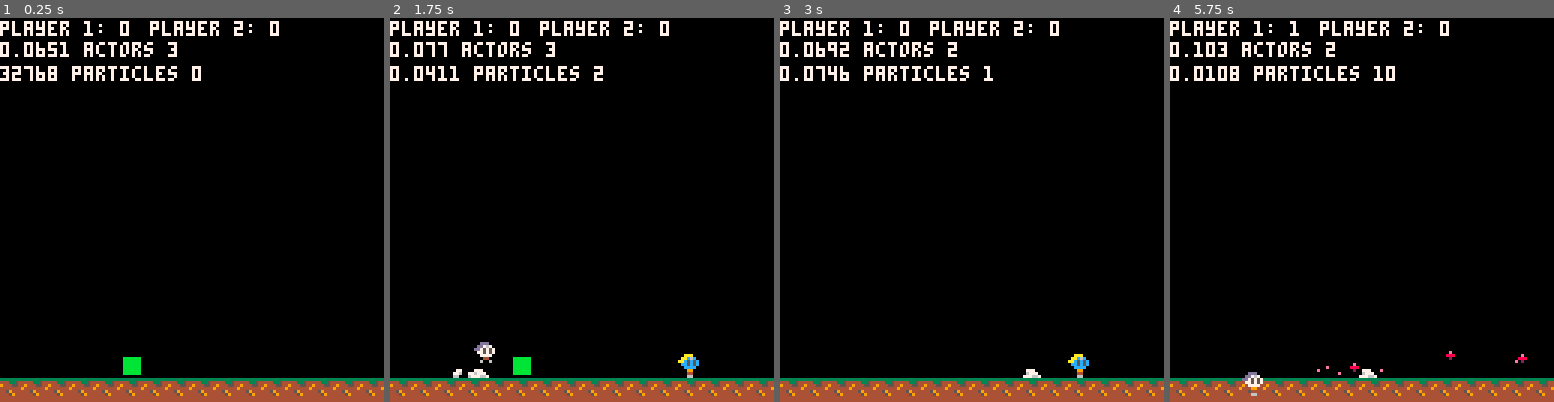
Above: before the commit, frames 1-4 (left to right).
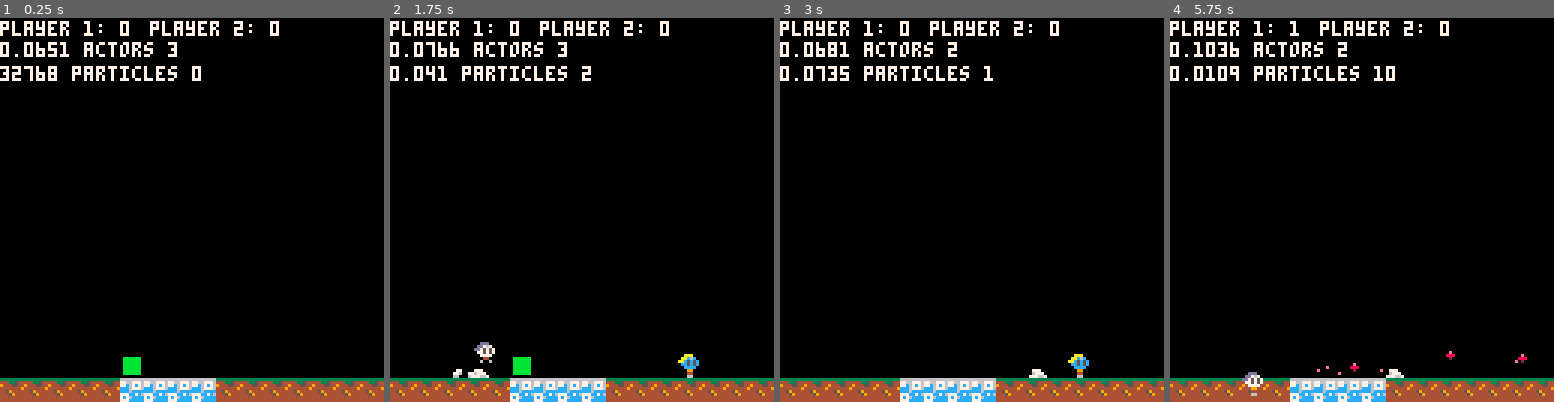
Above: after the commit, the same moments.

Repository: wesen/carts
Game: PICO-8 cartridge games/bump/bump.p8
Same seed, same stepped clock (60 frames per second), same inputs: the game is played once before the commit and once after it.
Inputs:
- Up to frame 1 (0.25 s): no input
- Up to frame 2 (1.75 s): tap X (X key) at 0.33, 1.07 s; tap O (Z key) at 0.7, 1.7 s; hold Right from 1.6 s (still down)
- Up to frame 3 (3 s): tap X (X key) at 1.85, 2.97 s; release Right at 2.1 s; tap O (Z key) at 2.1, 2.5, 2.9 s; hold Up 2.15-2.42 s; hold Right from 2.47 s (still down)
- Up to frame 4 (5.75 s): release Right at 3.03 s; hold Left 3.08-3.58 s; tap O (Z key) every 0.4 s from 3.3 to 5.7 s; hold Down 3.63-3.97 s; hold Right 4.02-4.68 s; tap X (X key) at 4.08, 5.2 s; hold Up 4.73-5.03 s; hold Left 5.08-5.68 s; hold Down from 5.73 s (still down)

The runs differ from the first frame. In frame 1, 1.6% of the frame differs, in the area x 31-57%, y 93-100%; in frame 2, 2.7%, in the area x 12-57%, y 6-100%; in frame 3, 1.8%; in frame 4, 2.3%.

Commit message:
Smoke is not an actor anymore

Diff:
--- a/games/bump/bump.lua
+++ b/games/bump/bump.lua
@@ -25,7 +25,26 @@
 --#include moving_platform
 --#include teleporter
 --#include power-ups
+--#include mine
 
+--[[
+
+interactables:
+- spring
+- spikes
+- tele_enter
+- powerup
+- mine
+
+standalone
+- gore
+- smoke
+- spawn
+- tele exit
+
+]]
+
+-- split into actors / particles / interactables
 -- x gravity
 -- x downward collision
 -- x wall slide
@@ -83,6 +102,7 @@
 -- visualize power ups
 -- different sprites for different players
 -- bomb
+-- blast mine
 -- x superspeed
 -- x superjump
 -- x gravity tweak
--- a/games/bump/bump.p8
+++ b/games/bump/bump.p8
@@ -669,32 +669,24 @@
 spr_ice_smoke=57
 spr_slide_smoke=60
 
-cls_smoke=subclass(cls_actor,function(self,pos,start_spr,dir)
- cls_actor._ctr(self,pos+v2(mrnd(1),0))
- del(actors,self)
+cls_smoke=class(function(self,pos,start_spr,dir)
+ self.x=pos.x+mrnd(1)
+ self.y=pos.y
  add(particles,self)
- self.flip=v2(maybe(),false)
+ self.flip_x=maybe()
  self.spr=start_spr
  self.start_spr=start_spr
- self.is_solid=false
  self.spd_x=dir*(0.3+rnd(0.2))
- self.is_gore=false
 end)
 
 function cls_smoke:update()
- self:move_x(self.spd_x)
+ self.x+=self.spd_x
  self.spr+=0.2
  if (self.spr>self.start_spr+3) del(particles,self)
 end
 
 function cls_smoke:draw()
- if self.is_gore then
-  pal(12,8)
-  pal(7,14)
-  pal(6,2)
- end
- spr(self.spr,self.x,self.y,1,1,self.flip.x,self.flip.y)
- if (self.is_gore) pal()
+ spr(self.spr,self.x,self.y,1,1,self.flip_x,false)
 end
 
 cls_particle=subclass(cls_actor,function(self,pos,lifetime,sprs)
@@ -940,7 +932,7 @@
   local smoke_dir = self.flip.x and .3 or -.3
   if maybe(.1) then
     local smoke=self:smoke(spr_wall_smoke,smoke_dir)
-    smoke.flip.x=self.flip.x
+    smoke.flip_x=self.flip.x
   end
  end
 
@@ -1292,7 +1284,30 @@
 tiles[spr_power_up_invisibility]=cls_pwrup
 powerup_countdowns[spr_power_up_invisibility]=30
 
-
+cls_mine=subclass(cls_actor,function(self,pos)
+ cls_actor._ctr(self,pos)
+ self.is_solid=false
+end)
+
+
+--[[
+
+interactables:
+- spring
+- spikes
+- tele_enter
+- powerup
+- mine
+
+standalone
+- gore
+- smoke
+- spawn
+- tele exit
+
+]]
+
+-- split into actors / particles / interactables
 -- x gravity
 -- x downward collision
 -- x wall slide
@@ -1350,6 +1365,7 @@
 -- visualize power ups
 -- different sprites for different players
 -- bomb
+-- blast mine
 -- x superspeed
 -- x superjump
 -- x gravity tweak
@@ -1637,7 +1653,7 @@
 0000000000400040404000004100404000000000000040404040000000000000000000000000000000000000000000000000000000000000000000000000000000000000000000000000000000000000000000000000000000000000000000000000000000000000000000000000000000000000000000000000000000000000
 0000404000400000000000004105000000000000000000000000000000000000000000000000000000000000000000000000000000000000000000000000000000000000000000000000000000000000000000000000000000000000000000000000000000000000000000000000000000000000000000000000000000000000
 000000000040420000000000410005000570010000420000007100000001000000000001002c000000000000010000000000000000000000000000000000000000000000000000000000000000000000000000000000000000000000000000000000000000000000000000000000000000000000000000000000000000000000
-4444444444404044414141444044444041414141414141414140404040404040404040404040404040404040404040404000000000000000000000000000000000000000000000000000000000000000000000000000000000000000000000000000000000000000000000000000000000000000000000000000000000000000
-
-
-
+4444444444404044414141444044444041414141414141414140404040404040404040404041414141404040404040404000000000000000000000000000000000000000000000000000000000000000000000000000000000000000000000000000000000000000000000000000000000000000000000000000000000000000
+
+
+
--- /dev/null
+++ b/games/bump/mine.lua
@@ -0,0 +1,4 @@
+cls_mine=subclass(cls_actor,function(self,pos)
+ cls_actor._ctr(self,pos)
+ self.is_solid=false
+end)
--- a/games/bump/player.lua
+++ b/games/bump/player.lua
@@ -163,7 +163,7 @@
   local smoke_dir = self.flip.x and .3 or -.3
   if maybe(.1) then
     local smoke=self:smoke(spr_wall_smoke,smoke_dir)
-    smoke.flip.x=self.flip.x
+    smoke.flip_x=self.flip.x
   end
  end
 
--- a/games/bump/smoke.lua
+++ b/games/bump/smoke.lua
@@ -4,30 +4,22 @@
 spr_ice_smoke=57
 spr_slide_smoke=60
 
-cls_smoke=subclass(cls_actor,function(self,pos,start_spr,dir)
- cls_actor._ctr(self,pos+v2(mrnd(1),0))
- del(actors,self)
+cls_smoke=class(function(self,pos,start_spr,dir)
+ self.x=pos.x+mrnd(1)
+ self.y=pos.y
  add(particles,self)
- self.flip=v2(maybe(),false)
+ self.flip_x=maybe()
  self.spr=start_spr
  self.start_spr=start_spr
- self.is_solid=false
  self.spd_x=dir*(0.3+rnd(0.2))
- self.is_gore=false
 end)
 
 function cls_smoke:update()
- self:move_x(self.spd_x)
+ self.x+=self.spd_x
  self.spr+=0.2
  if (self.spr>self.start_spr+3) del(particles,self)
 end
 
 function cls_smoke:draw()
- if self.is_gore then
-  pal(12,8)
-  pal(7,14)
-  pal(6,2)
- end
- spr(self.spr,self.x,self.y,1,1,self.flip.x,self.flip.y)
- if (self.is_gore) pal()
+ spr(self.spr,self.x,self.y,1,1,self.flip_x,false)
 end
